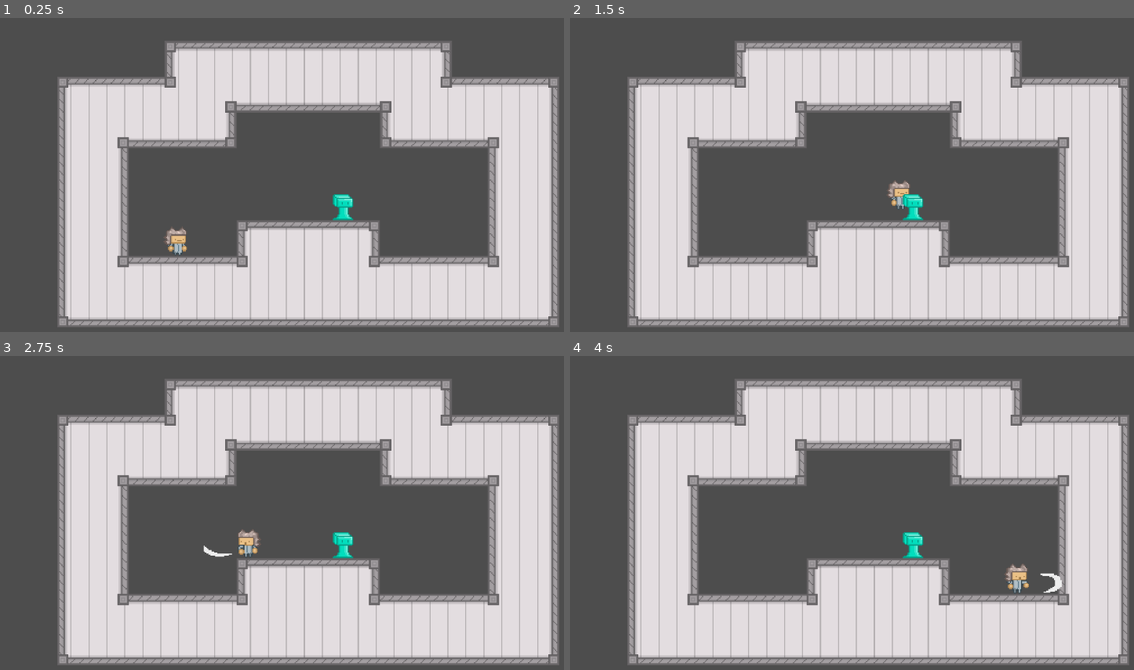
Above: before the commit, frames 1-4 (two rows, left to right).
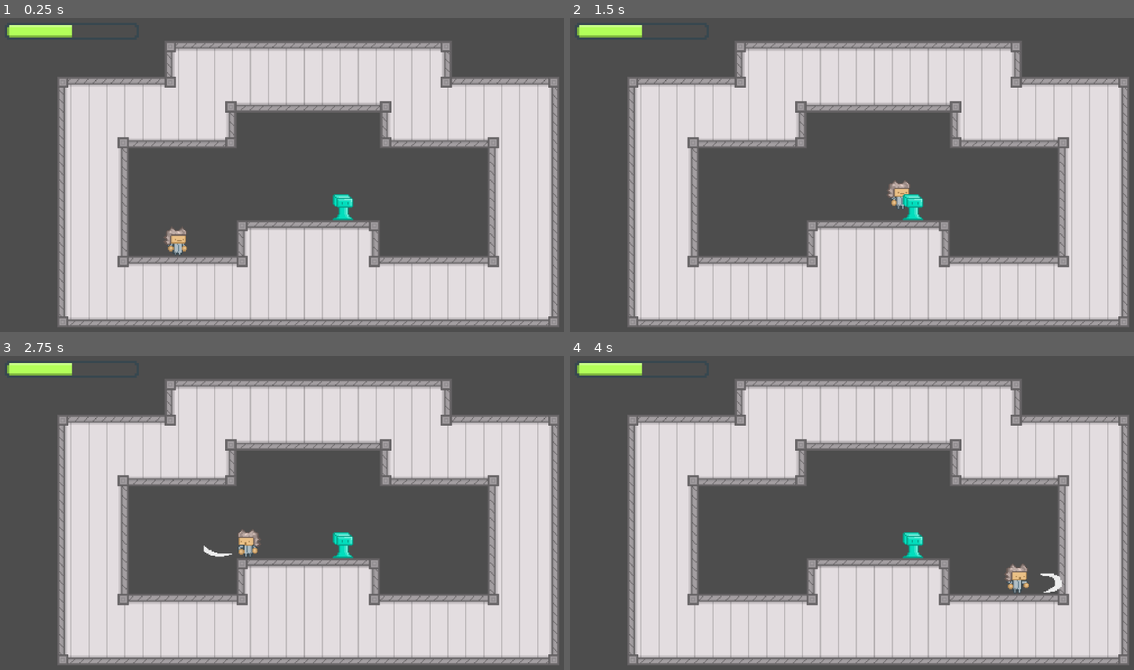
Above: after the commit, the same moments.

Repository: Brian-Magnuson/lab_escape_gd
Game: Godot game, scene res://scenes/level_0.tscn
Same seed, same stepped clock (60 frames per second), same inputs: the game is played once before the commit and once after it.
Inputs (mouse positions are in pixels of both pictures, inside the frame that each line leads up to):
- Up to frame 1 (0.25 s): no input
- Up to frame 2 (1.5 s): tap Enter at 0.5 s; move the mouse to (1015, 171) at 0.52 s; press the mouse at (1015, 171) at 0.53 s; hold D (move_right) from 0.53 s (still down); tap Space (jump) at 0.77 s; move the mouse to (750, 206) at 1.27 s; release the mouse at (750, 206) at 1.28 s; click (750, 206) at 1.35 s
- Up to frame 3 (2.75 s): tap Space (jump) at 1.52 s; move the mouse to (372, 450) at 2.02 s; release D (move_right) at 2.03 s; press the mouse at (372, 450) at 2.03 s; hold A (move_left) from 2.03 s (still down)
- Up to frame 4 (4 s): move the mouse to (846, 597) at 2.77 s; release A (move_left) at 2.78 s; release the mouse at (846, 597) at 2.78 s; hold D (move_right) from 2.78 s (still down); click (846, 597) at 2.85 s; tap Space (jump) at 3.02, 3.77 s; move the mouse to (1066, 578) at 3.52 s; press the mouse at (1066, 578) at 3.53 s

The runs differ from the first frame. In frame 1, 0.5% of the frame differs, in the area x 1-13%, y 2-7%; in frame 2, 0.5%; in frame 3, 0.5%; in frame 4, 0.5%.

Commit message:
Add health bar ui

Diff:
--- a/scenes/level_0.tscn
+++ b/scenes/level_0.tscn
@@ -1,8 +1,10 @@
-[gd_scene load_steps=6 format=4 uid="uid://q1ded3kw1kq3"]
+[gd_scene load_steps=10 format=4 uid="uid://q1ded3kw1kq3"]
 
 [ext_resource type="Texture2D" uid="uid://ftjg3puu72lw" path="res://art/tiles/LabTileset.png" id="1_nlk7r"]
 [ext_resource type="PackedScene" uid="uid://bw1sjx2gp5mpl" path="res://scenes/player.tscn" id="2_11nw6"]
 [ext_resource type="PackedScene" uid="uid://dsy4y3i3caelu" path="res://scenes/jelly.tscn" id="3_w75ps"]
+[ext_resource type="Texture2D" uid="uid://w4yl13wfmkrv" path="res://art/ui/HealthBarFrame.png" id="4_avx8r"]
+[ext_resource type="Texture2D" uid="uid://cqdq0lrkmbfl4" path="res://art/ui/HealthBarFill.png" id="5_b6id5"]
 
 [sub_resource type="TileSetAtlasSource" id="TileSetAtlasSource_iob1g"]
 resource_name = "lab_tiles"
@@ -137,6 +139,13 @@
 terrain_set_0/terrain_0/color = Color(0.5, 0.34375, 0.25, 1)
 sources/0 = SubResource("TileSetAtlasSource_iob1g")
 
+[sub_resource type="StyleBoxTexture" id="StyleBoxTexture_gxdf2"]
+texture = ExtResource("4_avx8r")
+
+[sub_resource type="StyleBoxTexture" id="StyleBoxTexture_ag0ox"]
+texture = ExtResource("5_b6id5")
+axis_stretch_horizontal = 1
+
 [node name="Level0" type="Node"]
 
 [node name="TileMapLayer" type="TileMapLayer" parent="."]
@@ -153,3 +162,18 @@
 
 [node name="Jelly" parent="." instance=ExtResource("3_w75ps")]
 position = Vector2(383, 467)
+
+[node name="CanvasLayer" type="CanvasLayer" parent="."]
+
+[node name="ProgressBar" type="ProgressBar" parent="CanvasLayer"]
+texture_filter = 1
+offset_left = 20.0
+offset_top = 20.0
+offset_right = 84.0
+offset_bottom = 28.0
+scale = Vector2(4, 4)
+theme_override_styles/background = SubResource("StyleBoxTexture_gxdf2")
+theme_override_styles/fill = SubResource("StyleBoxTexture_ag0ox")
+max_value = 1.0
+value = 0.5
+show_percentage = false
